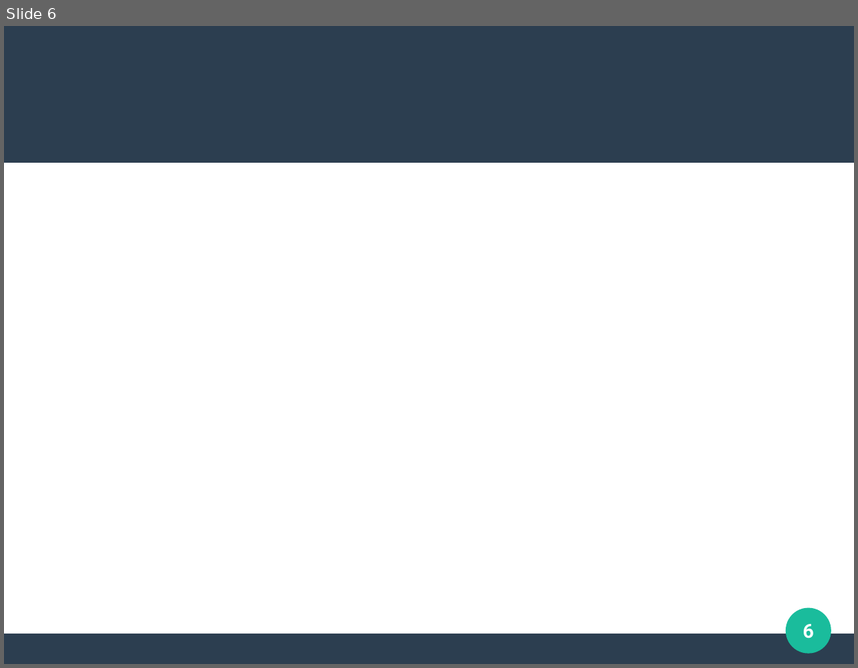
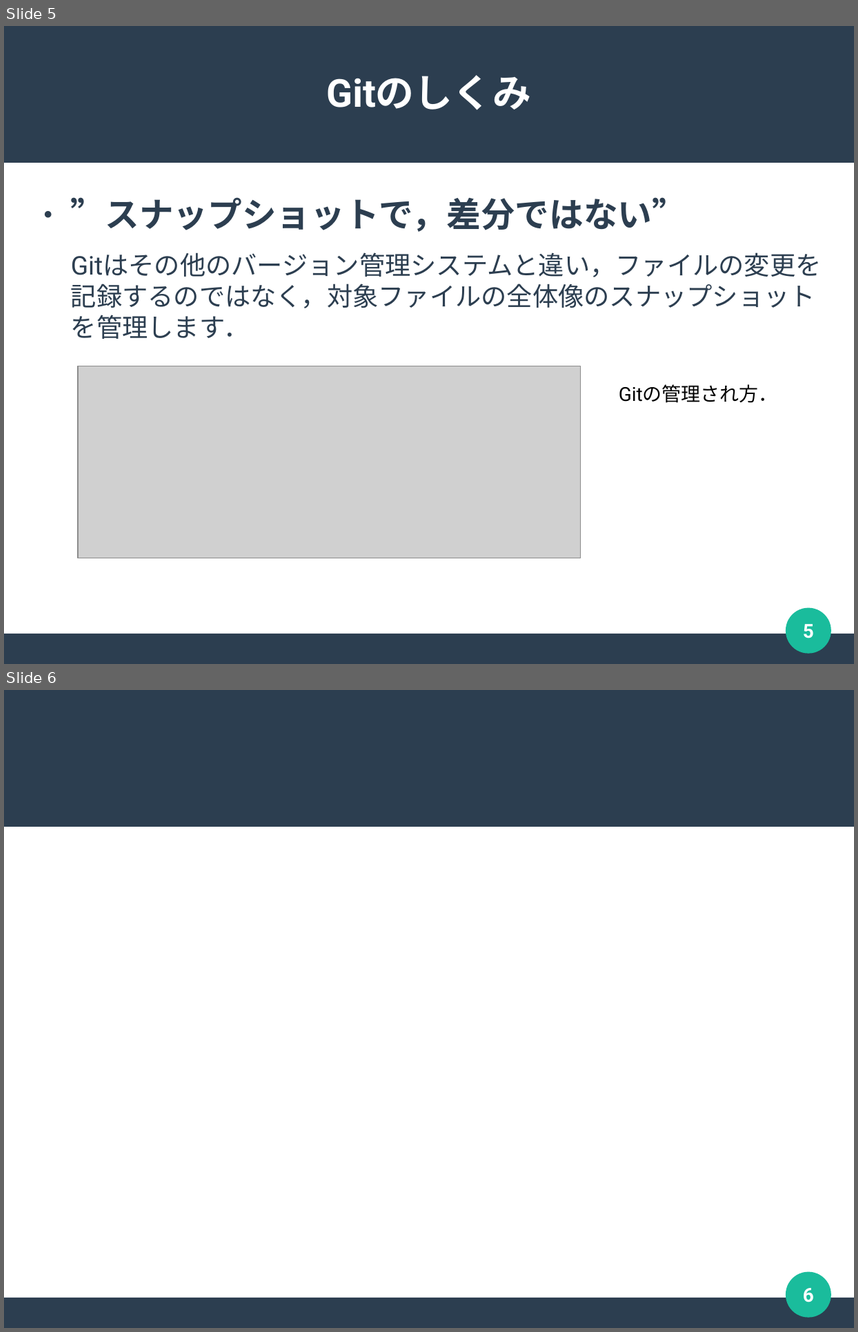
Before and after one commit to m17saitou/NMC-Git-Education, a slide deck: GitEducation01.odp. Shown one above the other, each under a label of ours: slide 6 before the commit, slides 5 and 6 after it. The pictures are 858x668 and 858x1332 pixels, drawn with LibreOffice and Linux fonts; fonts in the diff are those of the drawing; grey boxes stand for pictures. Boxes give left, top, right and bottom in pixels: in the first picture for what was removed or moved away, otherwise in the second. Text is boxed around its words. In the diff, an @@ line names an element or a change of style, - is before the commit and + after.

Commit message:
Add:一枚のスライドとその内容のmarkdown

```diff
--- a/GitEducation01.odp
+++ b/GitEducation01.odp
@@ slide 5 added at (x1=4, y1=26, x2=854, y2=664), background #FFFFFF; not listed: 3 template elements that a slide beside it also shows @@
@@ title added at (x1=326, y1=75, x2=531, y2=110), 36 pt, text #FFFFFF, bold @@
+Gitのしくみ
@@ text added at (x1=71, y1=197, x2=822, y2=339), 24 pt, text #2C3E50 @@
+● ”スナップショットで，差分ではない”
+Gitはその他のバージョン管理システムと違い，ファイルの変更を記録するのではなく，対象ファイルの全体像のスナップショットを管理します．
@@ picture added at (x1=78, y1=366, x2=581, y2=558) @@
@@ text added at (x1=619, y1=384, x2=778, y2=403), 18 pt, text #000000 @@
+Gitの管理され方．
@@ page number added at (x1=803, y1=624, x2=814, y2=638), 18 pt, text #FFFFFF, bold @@
+5
```
Also in this commit, not shown: 1 slide removed, 1 other file.
